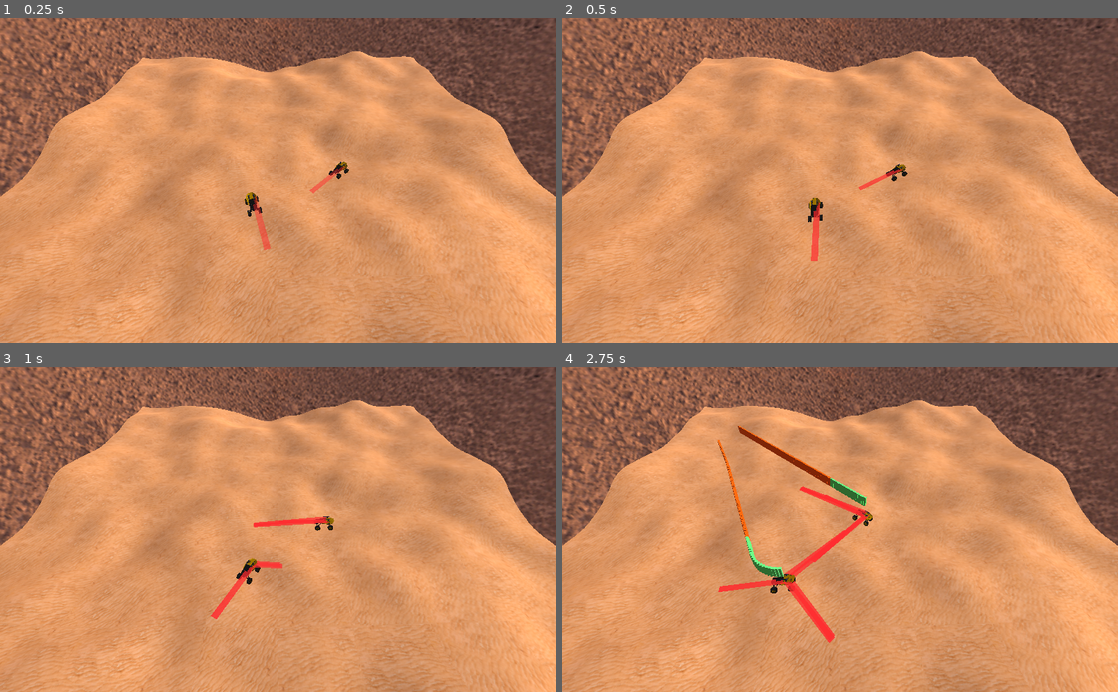
Above: before the commit, frames 1-4 (two rows, left to right).
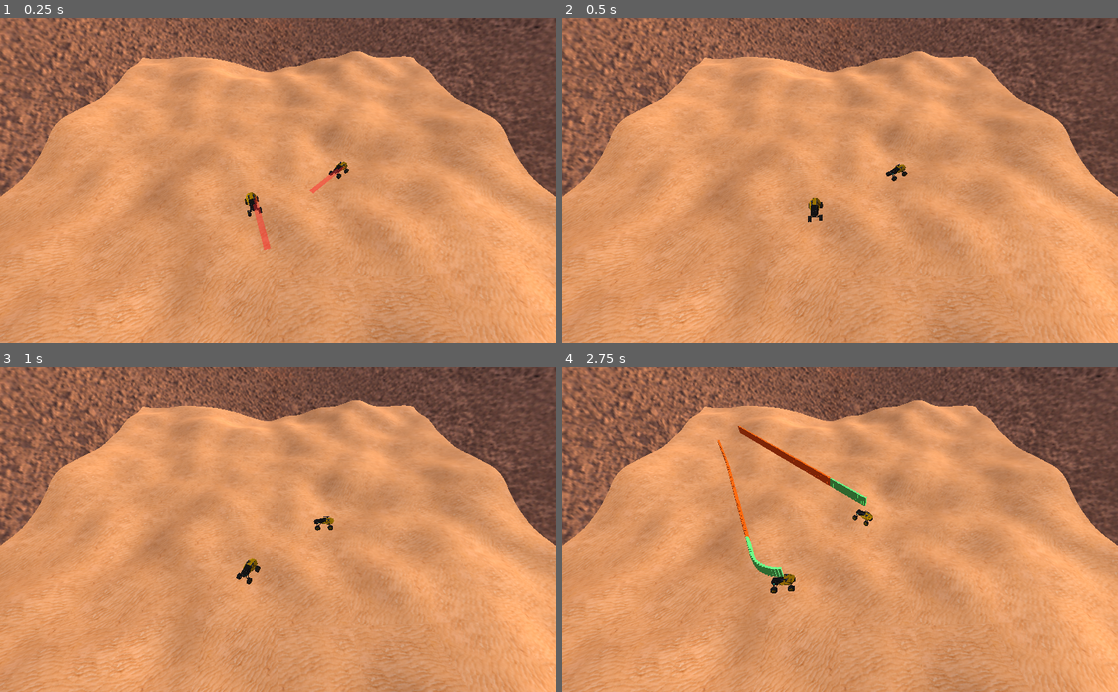
Above: after the commit, the same moments.

Repository: RealmHost002/game_about_desert_and_corovans
Game: Godot game, scene res://main.tscn
Two runs of this game, one before a commit and one after it. Both use one fixed random seed, a clock stepped at 60 frames per second and the inputs below.
Inputs (mouse positions are in pixels of both pictures, inside the frame that each line leads up to):
- Up to frame 1 (0.25 s): no input
- Up to frame 2 (0.5 s): no input
- Up to frame 3 (1 s): move the mouse to (400, 513) at 0.52 s; hold 2 (tb2) from 0.53 s (still down); click (400, 513) at 0.67 s
- Up to frame 4 (2.75 s): release 2 (tb2) at 1.25 s; drag from (728, 545) to (812, 594) at 1.27 s; move the mouse to (895, 458) at 2.02 s; hold Right mouse button (drag_camera) from 2.03 s (still down); click (895, 458) at 2.17 s; tap 2 (tb2) at 2.3 s

Frame 1 is identical in both runs. In frame 2, 0.3% of the frame differs, in the area x 44-62%, y 46-75%; in frame 3, 0.5%; in frame 4, 1.2%, in the area x 28-56%, y 36-85%.

Commit message:
U

Diff:
--- a/scripts/weapons/weapon.gd
+++ b/scripts/weapons/weapon.gd
@@ -20,12 +20,14 @@
 	for node in get_parent().get_parent().get_parent().get_parent().get_children():
 		if node != get_parent().get_parent().get_parent():
 			target = node
+
 	var lb = preload("res://trash textures/laser_beam.tscn").instance()
 	self.add_child(lb)
 	lb.global_transform = self.global_transform
 	lb.look_at(target.global_transform.origin, Vector3(0,1,0))
 	lb.scale.z = clamp((target.global_transform.origin - self.global_transform.origin).length() / 2.0, 0, distance / 2.0)
-#	self.add_child(lb)
+	lb.scale.x = 0.1
+
 
 	pass
 # Called every frame. 'delta' is the elapsed time since the previous frame.
@@ -42,7 +44,6 @@
 		var to = from + camera.project_ray_normal(event.position) * ray_length
 		var space_state = get_world().direct_space_state
 		var result = space_state.intersect_ray(from, to, [self, get_tree().get_root().get_node('Spatial/camera_look_at/StaticBody')])
-#		print(result)
 		if result:
 			target = result['collider'].get_parent()
 		print(target)
--- a/trash textures/laser.tres
+++ b/trash textures/laser.tres
@@ -6,4 +6,3 @@
 flags_transparent = true
 albedo_color = Color( 0.917647, 0.133333, 0.133333, 1 )
 albedo_texture = ExtResource( 1 )
-uv1_offset = Vector3( 0.564215, 0, 0 )
--- /dev/null
+++ b/trash textures/laser_beam.gd
@@ -0,0 +1,18 @@
+extends MeshInstance
+
+
+var speed = 3.0
+var lifetime = 1.0
+
+# Called when the node enters the scene tree for the first time.
+func _ready():
+	get_node("AnimationPlayer").playback_speed = speed
+	lifetime /= speed
+	pass # Replace with function body.
+
+
+# Called every frame. 'delta' is the elapsed time since the previous frame.
+func _process(delta):
+	lifetime -= delta
+	if lifetime <= 0:
+		queue_free()
--- a/trash textures/laser_beam.tscn
+++ b/trash textures/laser_beam.tscn
@@ -1,7 +1,8 @@
-[gd_scene load_steps=4 format=2]
+[gd_scene load_steps=5 format=2]
 
 [ext_resource path="res://trash textures/area.obj" type="ArrayMesh" id=1]
 [ext_resource path="res://trash textures/laser.tres" type="Material" id=2]
+[ext_resource path="res://trash textures/laser_beam.gd" type="Script" id=3]
 
 [sub_resource type="Animation" id=1]
 resource_name = "New Anim"
@@ -23,6 +24,7 @@
 transform = Transform( 1, 0, 0, 0, 1, 0, 0, 0, 1, 0, 4.11253, 0 )
 mesh = ExtResource( 1 )
 material/0 = ExtResource( 2 )
+script = ExtResource( 3 )
 
 [node name="AnimationPlayer" type="AnimationPlayer" parent="."]
 autoplay = "New Anim"
Not shown: 5 places in car.tscn that only renumber resources
